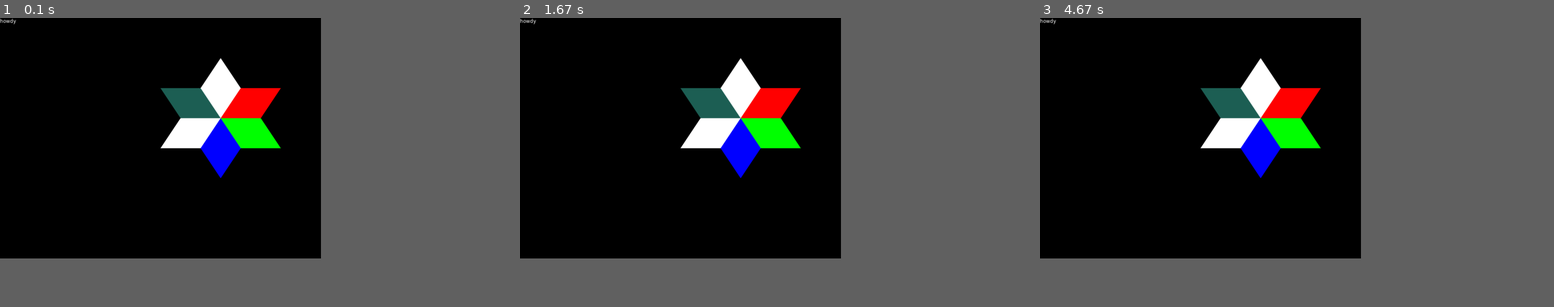
Above: before the commit, frames 1-3 (left to right).
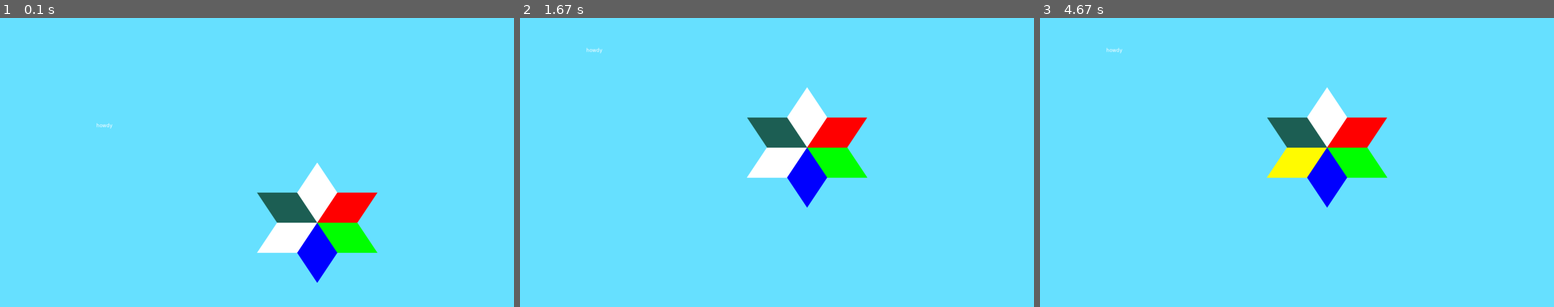
Above: after the commit, the same moments.

Repository: len0rd/cloudless_sky
Game: LÖVE game, started from main.lua
Two runs of this game, one before a commit and one after it. Both use one fixed random seed, a clock stepped at 60 frames per second and the inputs below.
Inputs (mouse positions are in pixels of both pictures, inside the frame that each line leads up to):
- Up to frame 1 (0.1 s): no input
- Up to frame 2 (1.67 s): click (777, 162) at 0.38 s; click (828, 226) at 0.72 s
- Up to frame 3 (4.67 s): click (1317, 150) at 4.65 s
In our replay, the window is 562x421 before the commit and 900x506 after it. These sizes can differ from the game's own. Grey fills any space a smaller window leaves; there, only what the larger window draws over its background counts as a difference.

The runs differ from the first frame. In frame 1, 54% of the frame differs, in the area x 0-74%, y 0-92%; in frame 2, 53%; in frame 3, 53%.

Commit message:
main: try out camera and POC by centering on clicked star slots

Diff:
--- a/cloudless_sky/view/star_view.lua
+++ b/cloudless_sky/view/star_view.lua
@@ -101,6 +101,32 @@
     end
     -- point is within the overall bounding box, but not in a specific Slot's poly
     return 0
+end
+
+--- Get the x,y world coordinate of the center of the given slot
+function StarView:centerOfSlot(slotIndex)
+    if slotIndex < 1 or slotIndex > #self.polys then
+        return false, false
+    end
+    local poly = self.polys[slotIndex]
+    local minX, minY = poly[1], poly[2]
+    local maxX, maxY = poly[1], poly[2]
+    for i = 3, #poly, 2 do
+        local x, y = poly[i], poly[i + 1]
+        if x < minX then
+            minX = x
+        end
+        if y < minY then
+            minY = y
+        end
+        if x > maxX then
+            maxX = x
+        end
+        if y > maxY then
+            maxY = y
+        end
+    end
+    return (minX + maxX) / 2, (minY + maxY) / 2
 end
 
 --- @return boolean inBounds. True if x,y are within the overall bounding box of this star, otherwise false
--- a/main.lua
+++ b/main.lua
@@ -1,9 +1,20 @@
 if arg[2] == "debug" then
     require("lldebugger").start()
 end
-
+-- third-party requirements
+local Camera = require("cloudless_sky.extern.hump.camera")
+-- local
 local StarView = require("cloudless_sky.view.star_view")
 local TileType = require("cloudless_sky.model.tile_type")
+
+local cameraX, cameraY = 400, 100
+
+---------------
+-- setup window
+---------------
+-- TODO: make more intelligent, or make fullscreen
+love.window.setMode(1280, 720, { resizable = true })
+love.window.setTitle("Cloudless Sky")
 
 function love.conf(t)
     t.version = "11.5"
@@ -17,24 +28,46 @@
     cute.go(args)
     -- end unit testing
 
+    camera = Camera(cameraX, cameraY)
+    love.graphics.setBackgroundColor(0.4, 0.88, 1.0)
+
     myStar = StarView(TileType.RED, 400, 100, 300)
 end
 
 function love.update(dt)
-    local mouseX, mouseY = love.mouse.getPosition()
+    local mouseX, mouseY = camera:worldCoords(love.mouse.getPosition())
     tick.update(dt)
     myStar:update(mouseX, mouseY)
+    -- move camera if necessary
+    if camera.x ~= cameraX or camera.y ~= cameraY then
+        local dx, dy = cameraX - camera.x, cameraY - camera.y
+        camera:move(dx / 2, dy / 2)
+    end
 end
 
 function love.draw()
-    love.graphics.print("howdy")
+    camera:attach()
+    do
+        love.graphics.print("howdy")
 
-    myStar:draw()
+        myStar:draw()
+    end
+    camera:detach()
 end
 
 -- events
 
 function love.keypressed(key) end
+
+function love.mousepressed(x, y, button, istouch)
+    if button == 1 then
+        local clickX, clickY = camera:worldCoords(x, y)
+        local clickedStarSlotIndex = myStar:coordSlotIndex(clickX, clickY)
+        if clickedStarSlotIndex ~= 0 then
+            cameraX, cameraY = myStar:centerOfSlot(clickedStarSlotIndex)
+        end
+    end
+end
 
 -- error handling
 local love_errorhandler = love.errorhandler
